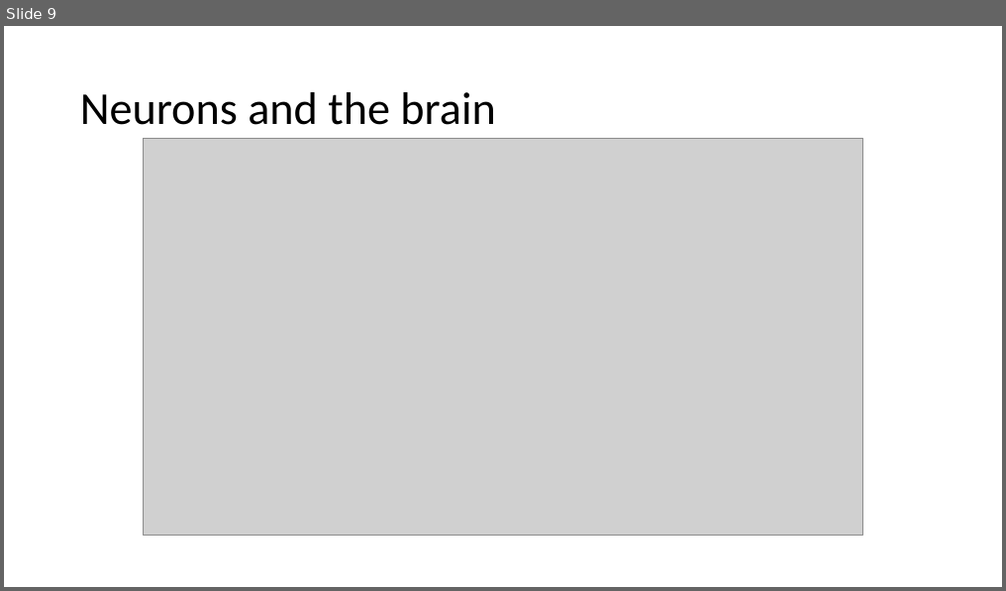
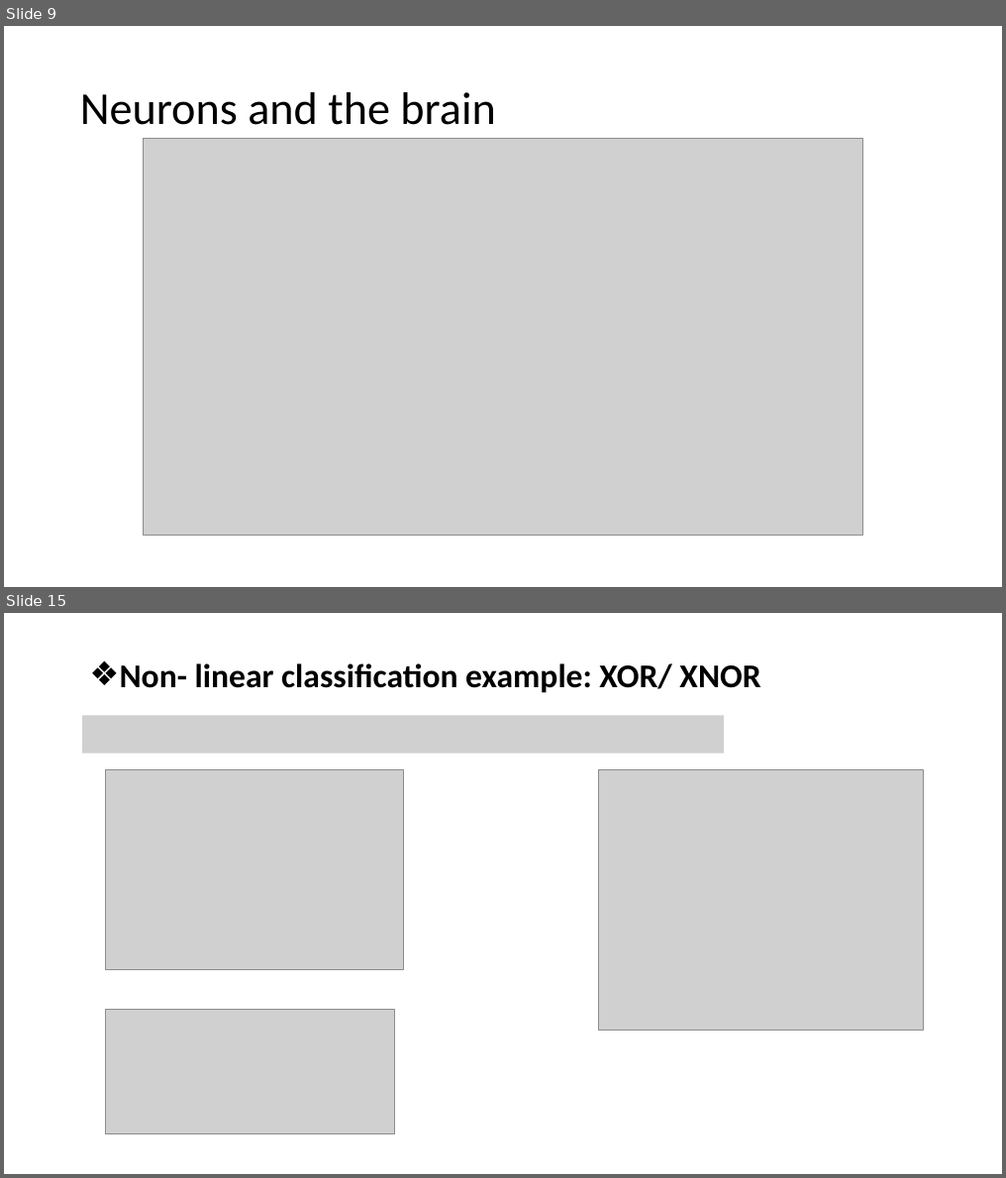
Before and after one commit to luxifeo/ML-Training, a slide deck: Week4/Motivations.pptx. Shown one above the other, each under a label of ours: slide 9 before the commit, slides 9 and 15 after it; the slides between them are not shown. The pictures are 1006x591 and 1006x1178 pixels, drawn with LibreOffice and Linux fonts; fonts in the diff are those of the drawing; grey boxes stand for pictures. Boxes give left, top, right and bottom in pixels: in the first picture for what was removed or moved away, otherwise in the second. Text is boxed around its words. In the diff, an @@ line names an element or a change of style, - is before the commit and + after.

```diff
--- a/Week4/Motivations.pptx
+++ b/Week4/Motivations.pptx
@@ slide 15 added at (x1=4, y1=613, x2=1002, y2=1174), background #FFFFFF @@
@@ text added at (x1=120, y1=663, x2=760, y2=693), 32 pt, text #000000, bold @@
+❖ Non- linear classification example: XOR/ XNOR
@@ picture added at (x1=82, y1=716, x2=724, y2=753) @@
@@ picture added at (x1=105, y1=770, x2=403, y2=970) @@
@@ picture added at (x1=599, y1=770, x2=924, y2=1031) @@
@@ picture added at (x1=105, y1=1010, x2=394, y2=1135) @@
```
Also in this commit, not shown: 12 other slides added, 1 other file.
